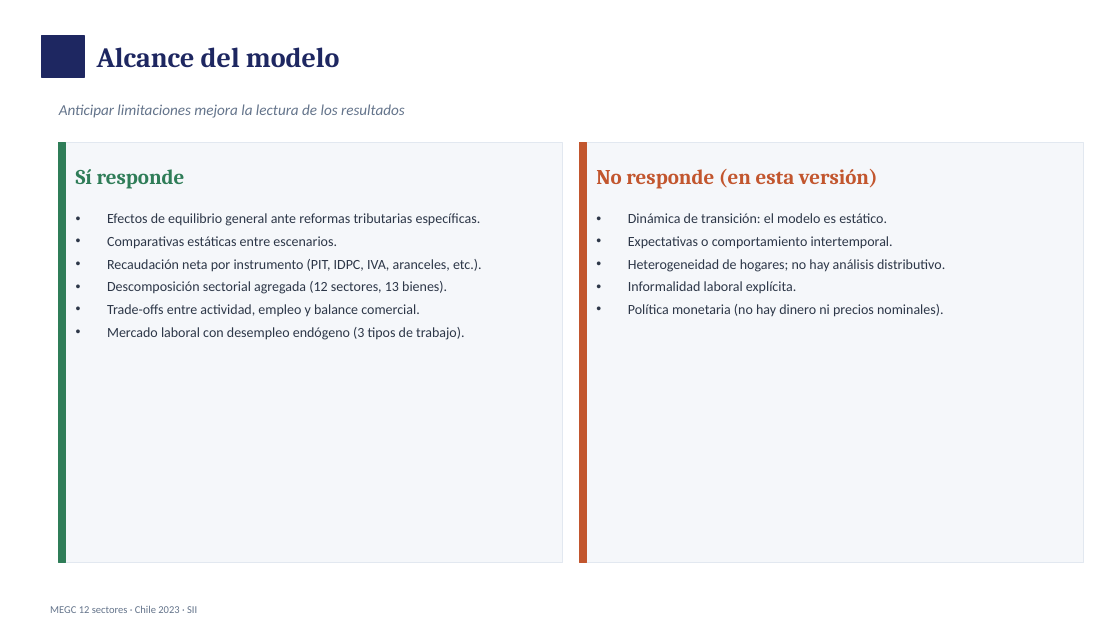
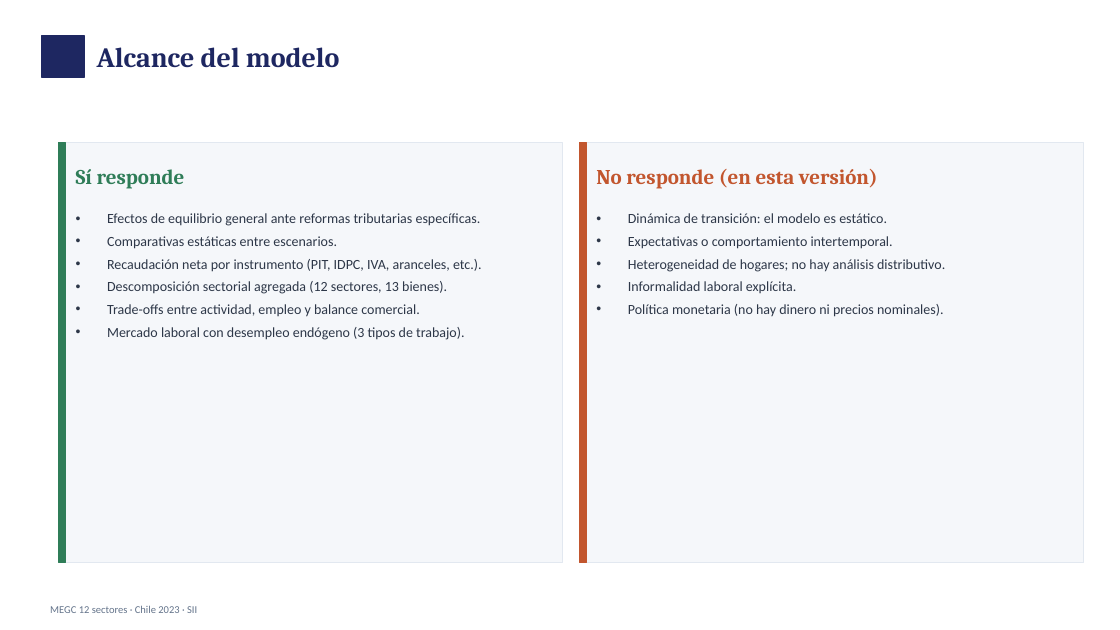
Before and after one commit to fcohenriquez/eq_general, a slide deck: slide 3 of documentacion/MEGC_Chile_12sectores_202609.pptx. Drawn at 1120x630 pixels with LibreOffice and Linux fonts; fonts in the diff are those of the drawing. Boxes give left, top, right and bottom in pixels: in the first picture for what was removed or moved away, otherwise in the second. Text is boxed around its words. In the diff, an @@ line names an element or a change of style, - is before the commit and + after.

```diff
--- a/documentacion/MEGC_Chile_12sectores_202609.pptx
+++ b/documentacion/MEGC_Chile_12sectores_202609.pptx
@@ text removed at [59,104,405,118] @@
-Anticipar limitaciones mejora la lectura de los resultados
```
Also in this commit, not shown: 6 other slides changed.
